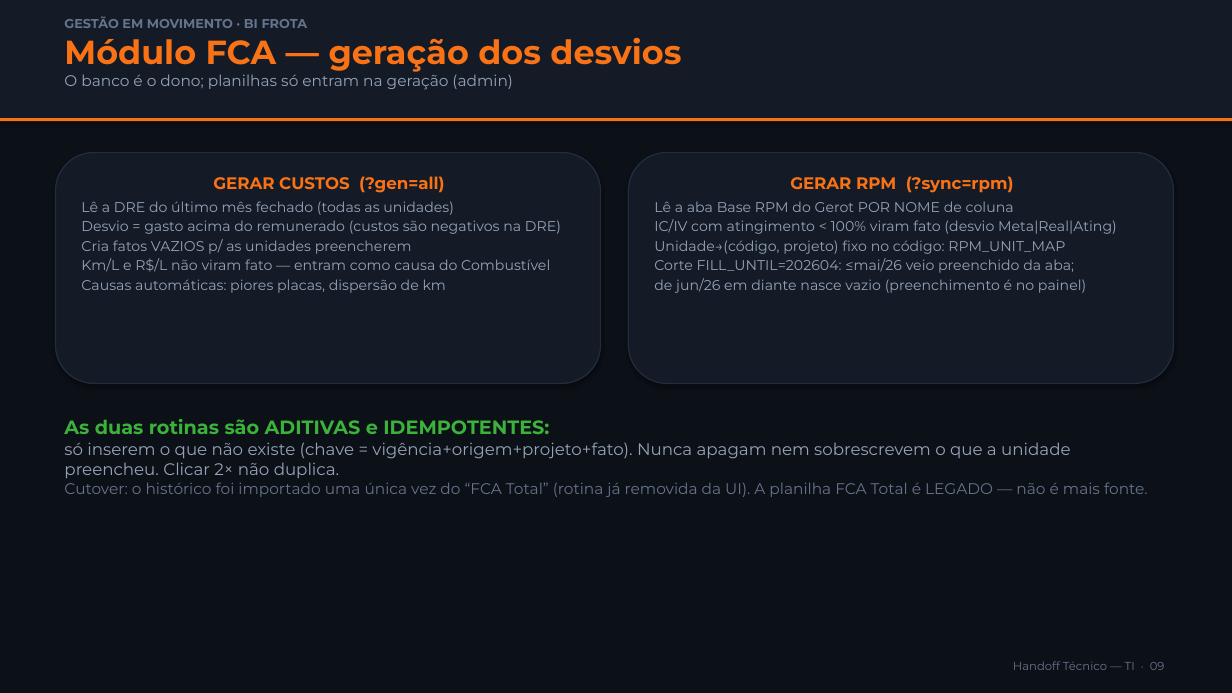
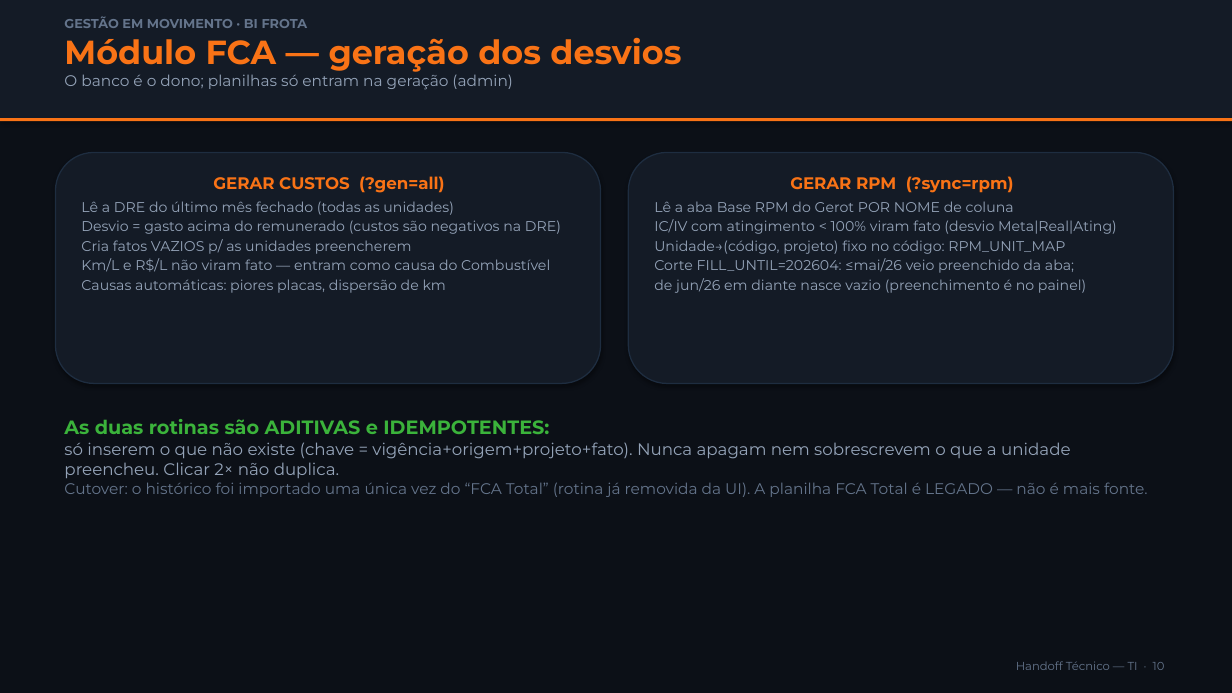
Before and after one commit to fortesindicadores-byte/Projeto-BI-App, a slide deck: slide 10 of docs/Gestao-em-Movimento_Tecnico-TI.pptx (slide 9 before the commit). Drawn at 1232x693 pixels with LibreOffice and Linux fonts; fonts in the diff are those of the drawing. Boxes give left, top, right and bottom in pixels: in the first picture for what was removed or moved away, otherwise in the second. Text is boxed around its words. In the diff, an @@ line names an element or a change of style, - is before the commit and + after.

```diff
--- a/docs/Gestao-em-Movimento_Tecnico-TI.pptx
+++ b/docs/Gestao-em-Movimento_Tecnico-TI.pptx
@@ text at [1016, 661, 1165, 670]: text changed @@
-Handoff Técnico — TI · 09
+Handoff Técnico — TI · 10
```
Also in this commit, not shown: 7 other slides changed, 1 slide added, 1 other file.
